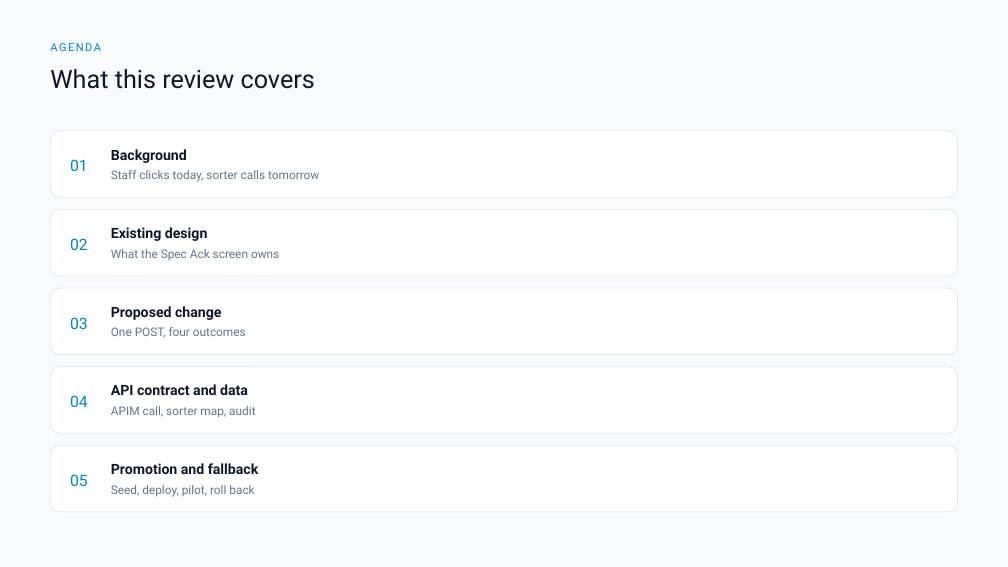
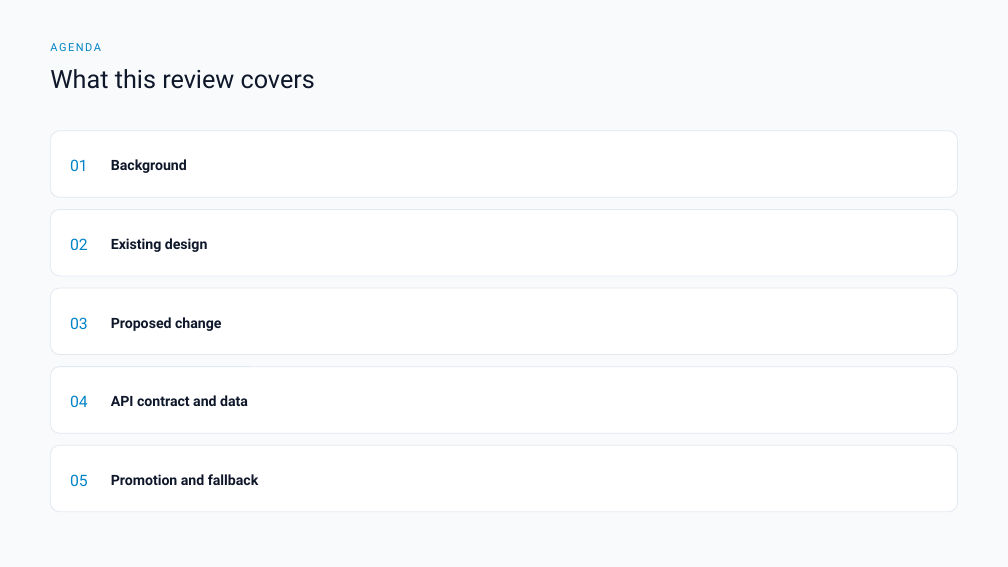
Before and after one commit to DragonChong/HA-Notes, a slide deck: slide 2 of SDLC/Projects/TMP-specimen-sorter-api — Specimen Sorter API/assets/Specimen Sorter API v3.pptx. Drawn at 1008x567 pixels with LibreOffice and Linux fonts; fonts in the diff are those of the drawing. Boxes give left, top, right and bottom in pixels: in the first picture for what was removed or moved away, otherwise in the second. Text is boxed around its words. In the diff, an @@ line names an element or a change of style, - is before the commit and + after.

```diff
--- a/SDLC/Projects/TMP-specimen-sorter-api — Specimen Sorter API/assets/Specimen Sorter API v3.pptx
+++ b/SDLC/Projects/TMP-specimen-sorter-api — Specimen Sorter API/assets/Specimen Sorter API v3.pptx
@@ text "Background": place and size @@
-text "Background" at box(111, 149, 187, 163)
+text "Background" at box(111, 159, 187, 173)
@@ text removed at box(111, 170, 319, 182) @@
-Staff clicks today, sorter calls tomorrow
@@ text "Existing design": place and size @@
-text "Existing design" at box(111, 227, 208, 241)
+text "Existing design" at box(111, 238, 208, 252)
@@ text removed at box(111, 249, 279, 261) @@
-What the Spec Ack screen owns
@@ text "Proposed change": place and size @@
-text "Proposed change" at box(111, 306, 221, 320)
+text "Proposed change" at box(111, 317, 221, 331)
@@ text removed at box(111, 327, 246, 338) @@
-One POST, four outcomes
@@ text "API contract and data": place and size @@
-text "API contract and data" at box(111, 384, 248, 395)
+text "API contract and data" at box(111, 395, 248, 406)
@@ text removed at box(111, 406, 255, 418) @@
-APIM call, sorter map, audit
@@ text "Promotion and fallback": place and size @@
-text "Promotion and fallback" at box(111, 463, 259, 474)
+text "Promotion and fallback" at box(111, 474, 259, 485)
@@ text removed at box(111, 485, 254, 497) @@
-Seed, deploy, pilot, roll back
```
Also in this commit, not shown: 4 other slides changed, 4 other files.
